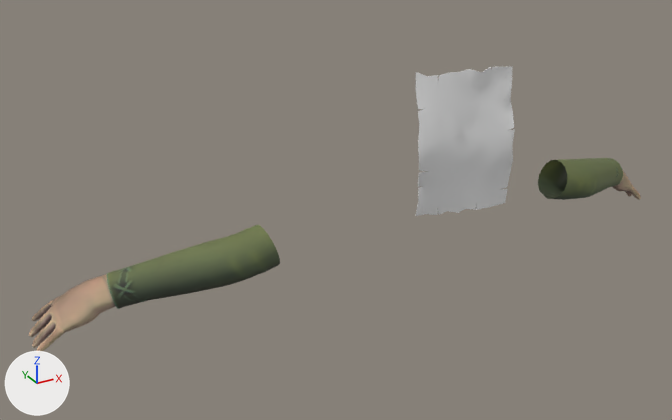
Two versions of the Blender file Mhmd/Blender/Character/1st Person/Sword_Hands_Anims.blend, one commit apart.
Before and after are seen from a camera (50 mm lens) standing at (-0.97, -1.398, 0.667) and looking at (-0.127, 0.136, -0.1). Lighting does not change. The marker at lower left points along +X, +Y and +Z.

The first picture shows 'Page_LP.002', 'hands'.
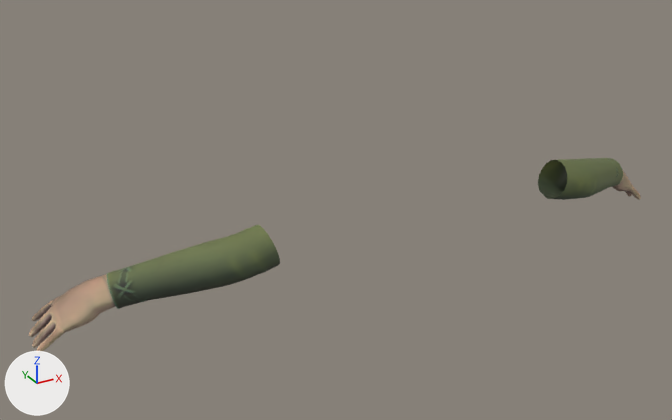
What differs and where, as boxes (x1, y1, x2, y2) in the pictures (672 x 420 px):
'Page_LP.002', hidden: before (415, 67, 515, 216)

Diff of the bpy script that builds the scene:
```diff
--- a/Mhmd/Blender/Character/1st Person/Sword_Hands_Anims.blend.py
+++ b/Mhmd/Blender/Character/1st Person/Sword_Hands_Anims.blend.py
@@ ob_page_lp_002 @@
 ob_page_lp_002 = bpy.data.objects.new('Page_LP.002', me_plane_005)
-ob_page_lp_002.location = (0.0, 0.0, 0.0)
+ob_page_lp_002.location = (0.667, 0.156, -0.208)
+ob_page_lp_002.rotation_euler = (-1.144, 0.488, 0.464)  # degrees (-66, 28, 27)
+ob_page_lp_002.hide_set(True)
```
